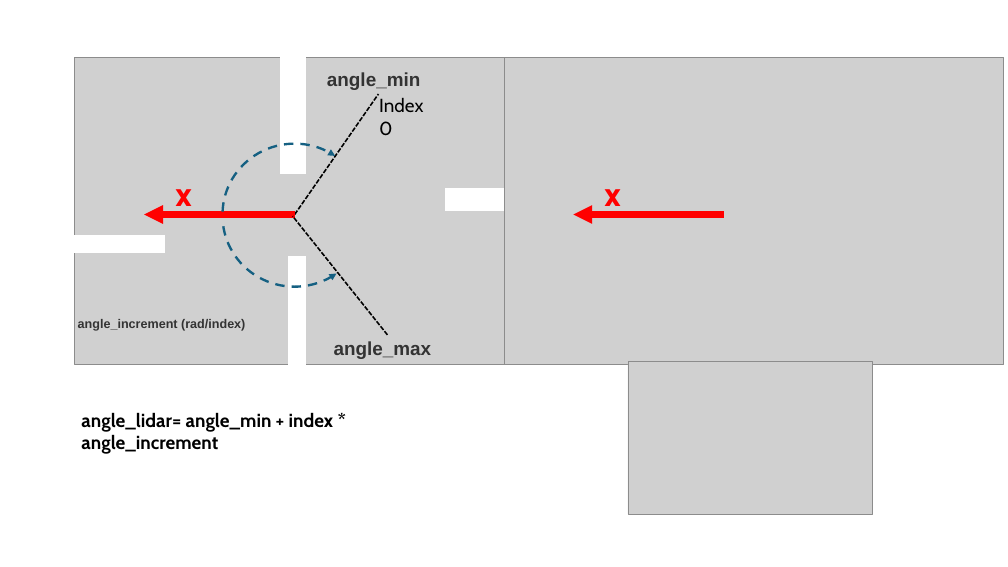
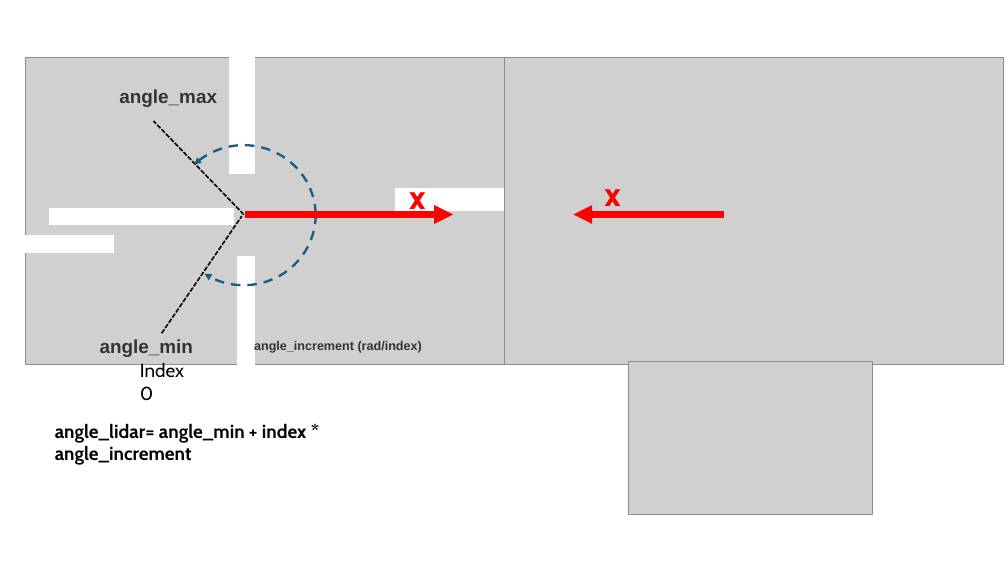
Before and after one commit to Promwo/ROS2_rUBot_mecanum_ws, a slide deck: slide 3 of Documentation/Images/02_rubot_model/Models.pptx. Drawn at 1008x567 pixels with LibreOffice and Linux fonts; fonts in the diff are those of the drawing; grey boxes stand for pictures. Boxes give left, top, right and bottom in pixels: in the first picture for what was removed or moved away, otherwise in the second. Text is boxed around its words. In the diff, an @@ line names an element or a change of style, - is before the commit and + after.

Commit message:
updated lidar model

```diff
--- a/Documentation/Images/02_rubot_model/Models.pptx
+++ b/Documentation/Images/02_rubot_model/Models.pptx
@@ text "angle_max": place and size @@
-text "angle_max" at (334, 341, 432, 359)
+text "angle_max" at (119, 89, 217, 107)
@@ line moved from (295, 215) - (379, 94) to (243, 215) - (154, 121) @@
@@ arc (boxed as its full ellipse) at (172, 144, 316, 285): proportions changed @@
@@ arc (boxed as its full ellipse) at (172, 145, 316, 287): proportions changed @@
@@ text "x" rewrapped from (175, 189, 191, 214) to (409, 181, 425, 217) @@
@@ rectangle added at (50, 209, 233, 225), fill #FFFFFF, outline #FFFFFF 1.5 pt @@
@@ 4 rectangles, 2 arc (boxed as its full ellipse)s, 1 picture: place and size @@
-4 rectangles, 2 arc (boxed as its full ellipse)s, 1 picture at (63, 57, 573, 364)
+4 rectangles, 2 arc (boxed as its full ellipse)s, 1 picture at (12, 57, 525, 364)
@@ line moved from (387, 335) - (293, 216) to (162, 333) - (242, 216) @@
@@ arrow moved from (295, 215) - (144, 215) to (244, 215) - (453, 215) @@
@@ text "angle_min": place and size @@
-text "angle_min" at (327, 72, 420, 90)
+text "angle_min" at (100, 339, 193, 357)
@@ text "Index 0": place and size @@
-text "Index 0" at (379, 98, 423, 136)
+text "Index 0" at (140, 362, 184, 401)
@@ text "angle_increment (rad/index)": place and size @@
-text "angle_increment (rad/index)" at (78, 319, 245, 331)
+text "angle_increment (rad/index)" at (254, 340, 422, 353)
@@ text "angle_lidar= angle_min + index * ...": place and size @@
-text "angle_lidar= angle_min + index * ..." at (81, 412, 334, 454)
+text "angle_lidar= angle_min + index * ..." at (55, 423, 307, 465)
```
